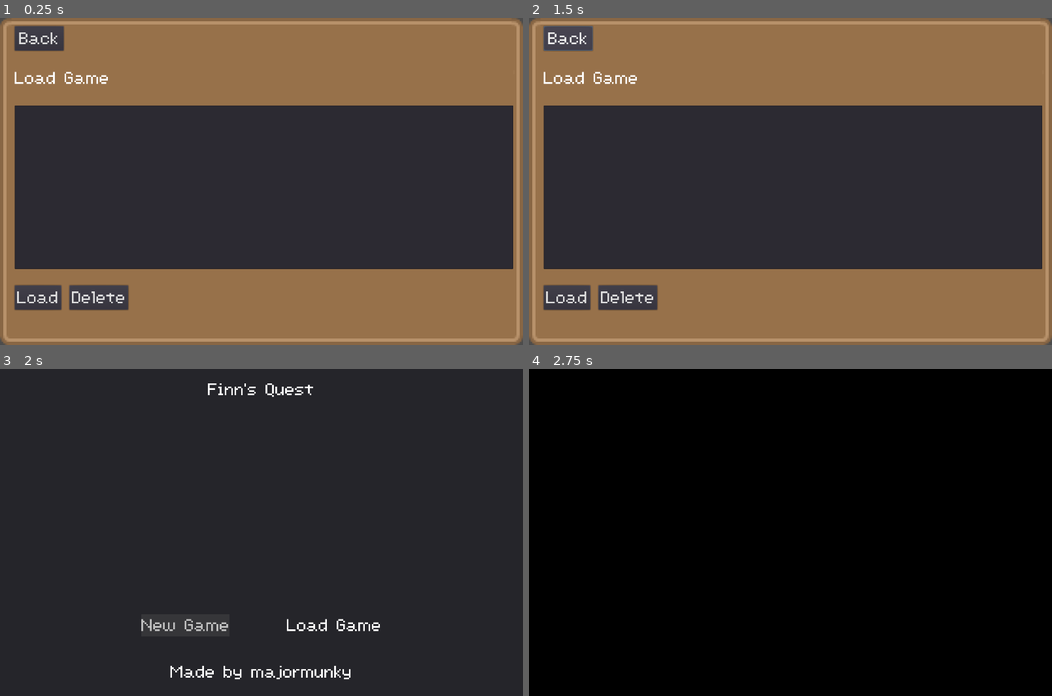
Above: before the commit, frames 1-4 (two rows, left to right).
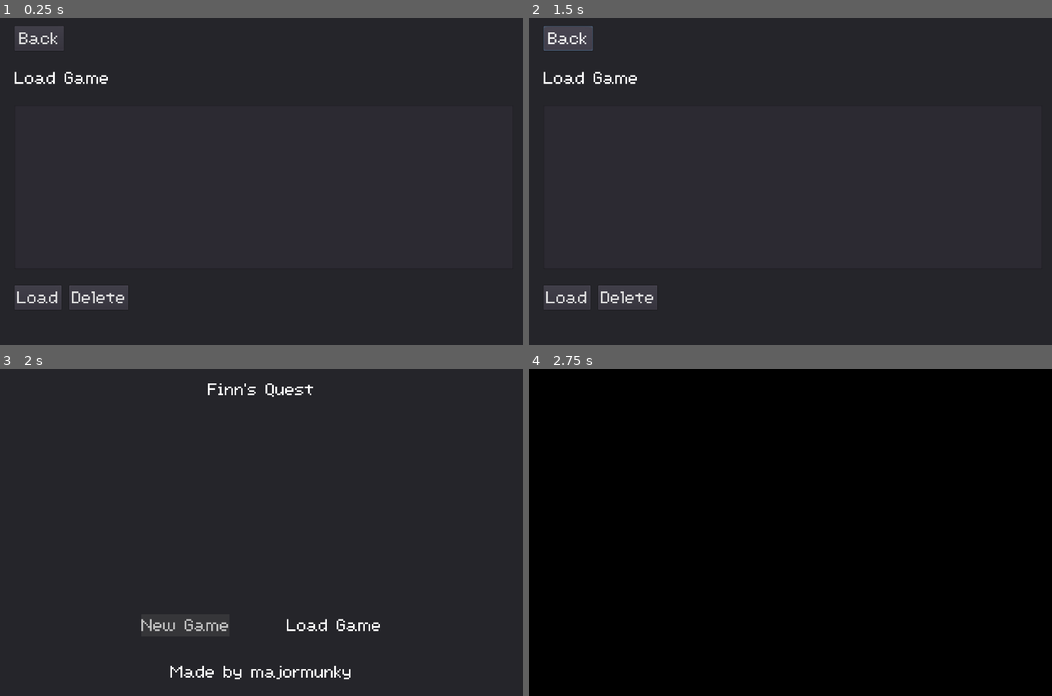
Above: after the commit, the same moments.

Repository: majormunky/MiniRPG
Game: Godot game, scene res://scenes/LoadGame.tscn
Same seed, same stepped clock (60 frames per second), same inputs: the game is played once before the commit and once after it. This scene is started directly instead of the project's main scene.
Inputs:
- Up to frame 1 (0.25 s): no input
- Up to frame 2 (1.5 s): tap Enter (ui_accept) at 0.5, 0.77 s; hold Right (ui_right) 0.53-1.25 s; hold F (inspect) 0.53-1.25 s; click "Back" at 1.25 s
- Up to frame 3 (2 s): no input
- Up to frame 4 (2.75 s): hold S (walk_down) from 2.03 s (still down); tap F (inspect) at 2.1 s; tap Enter (ui_accept) at 2.27 s

The runs differ from the first frame. In frame 1, 50% of the frame differs, in the area x 0-100%, y 0-100%; in frame 2, 50%; in frame 3, nothing differs; in frame 4, nothing differs.

Commit message:
Removed the background on the load game scene until we find more artwork

Diff:
--- a/scenes/LoadGame.tscn
+++ b/scenes/LoadGame.tscn
@@ -1,9 +1,8 @@
-[gd_scene load_steps=5 format=2]
+[gd_scene load_steps=4 format=2]
 
 [ext_resource path="res://assets/MainTheme.tres" type="Theme" id=1]
 [ext_resource path="res://scenes/LoadGame.gd" type="Script" id=2]
 [ext_resource path="res://scenes/TransitionRect.tscn" type="PackedScene" id=3]
-[ext_resource path="res://assets/ui/panel_1.png" type="Texture" id=4]
 
 [node name="LoadGame" type="Control"]
 anchor_right = 1.0
@@ -13,17 +12,9 @@
 "_edit_use_anchors_": false
 }
 
-[node name="NinePatchRect" type="NinePatchRect" parent="."]
+[node name="Panel" type="Panel" parent="."]
 anchor_right = 1.0
 anchor_bottom = 1.0
-texture = ExtResource( 4 )
-region_rect = Rect2( 0, 0, 400, 400 )
-patch_margin_left = 32
-patch_margin_top = 32
-patch_margin_right = 32
-patch_margin_bottom = 32
-axis_stretch_horizontal = 2
-axis_stretch_vertical = 2
 __meta__ = {
 "_edit_use_anchors_": false
 }
@@ -81,14 +72,14 @@
 custom_constants/separation = 20
 
 [node name="LoadGameButton" type="Button" parent="MarginContainer/VBoxContainer/HBoxContainer"]
-margin_right = 120.0
+margin_right = 114.0
 margin_bottom = 60.0
 theme = ExtResource( 1 )
 text = "Load"
 
 [node name="DeleteSaveButton" type="Button" parent="MarginContainer/VBoxContainer/HBoxContainer"]
 margin_left = 134.0
-margin_right = 294.0
+margin_right = 278.0
 margin_bottom = 60.0
 theme = ExtResource( 1 )
 text = "Delete"
